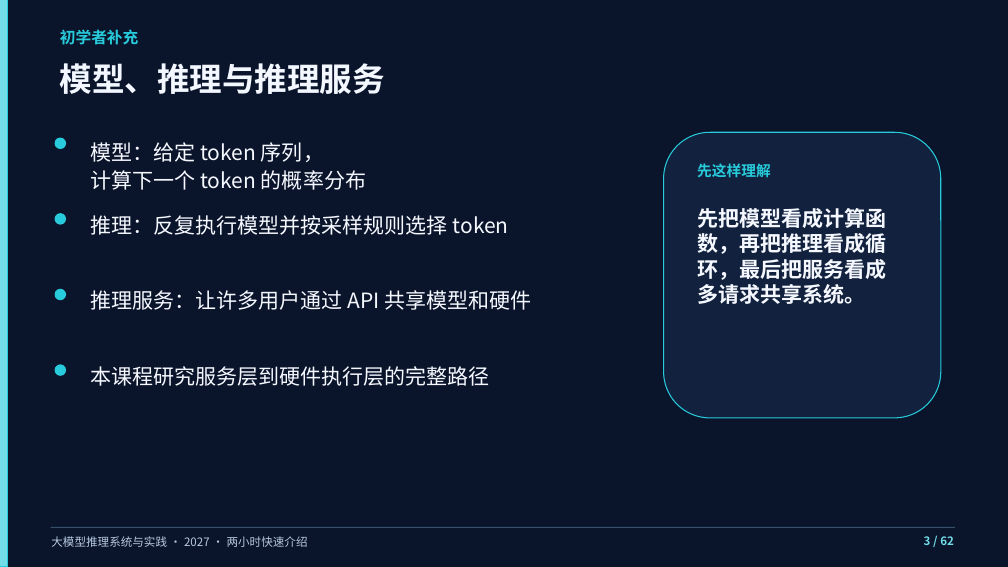
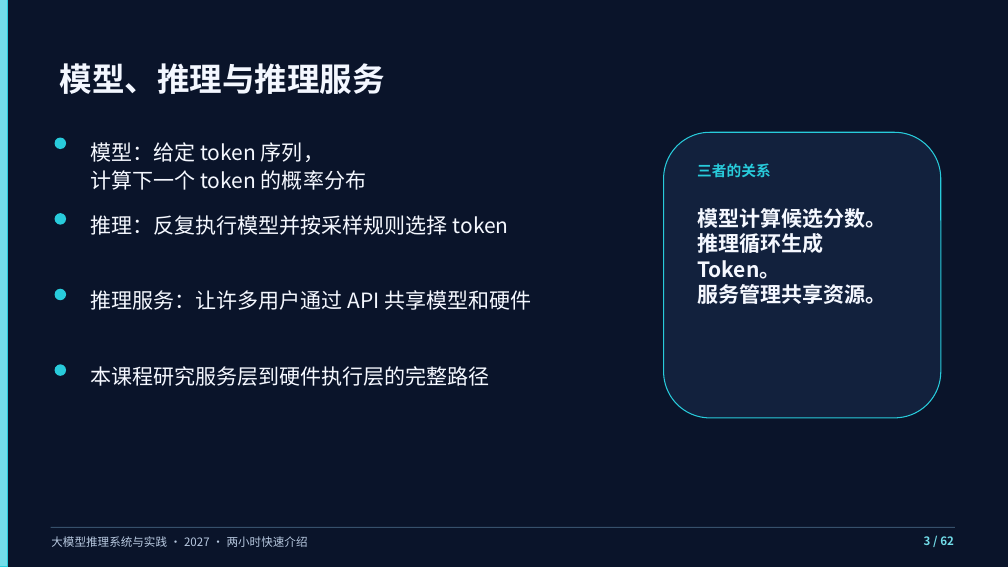
Before and after one commit to vLLM-HUST/intro-to-llm-inference-engines, a slide deck: slide 3 of build/slides/2027/course-overview/LLM推理系统_两小时快速介绍.pptx. Drawn at 1008x567 pixels with LibreOffice and Linux fonts; fonts in the diff are those of the drawing. Boxes give left, top, right and bottom in pixels: in the first picture for what was removed or moved away, otherwise in the second. Text is boxed around its words. In the diff, an @@ line names an element or a change of style, - is before the commit and + after.

```diff
--- a/build/slides/2027/course-overview/LLM推理系统_两小时快速介绍.pptx
+++ b/build/slides/2027/course-overview/LLM推理系统_两小时快速介绍.pptx
@@ text removed at <box>60,29,139,45</box> @@
-初学者补充
@@ text at <box>697,163,771,178</box>: text changed @@
-先这样理解
+三者的关系
@@ text at <box>697,208,886,304</box>: text changed @@
-先把模型看成计算函数，再把推理看成循环，最后把服务看成多请求共享系统。
+模型计算候选分数。
+推理循环生成 Token。
+服务管理共享资源。
```
Also in this commit, not shown: 44 other slides changed, 17 other files.
